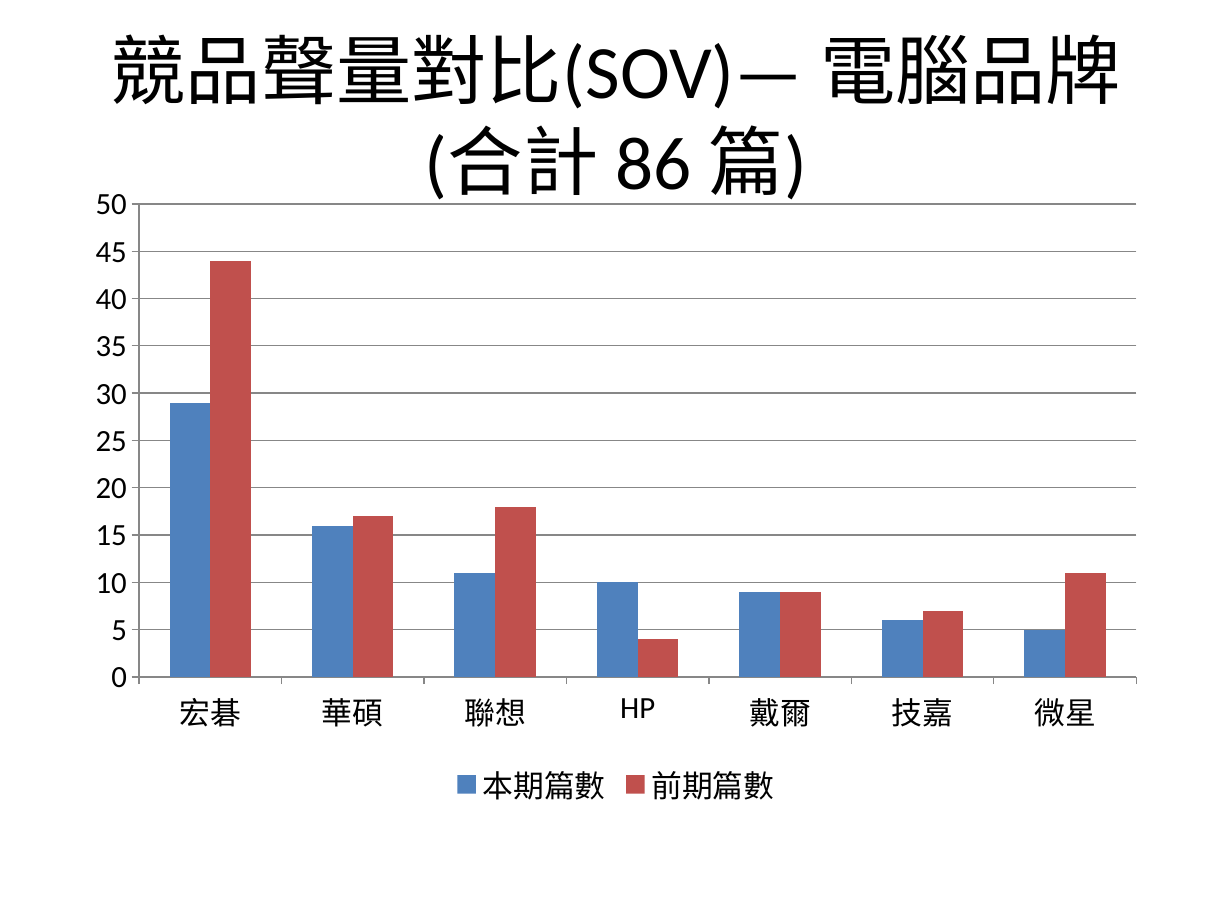
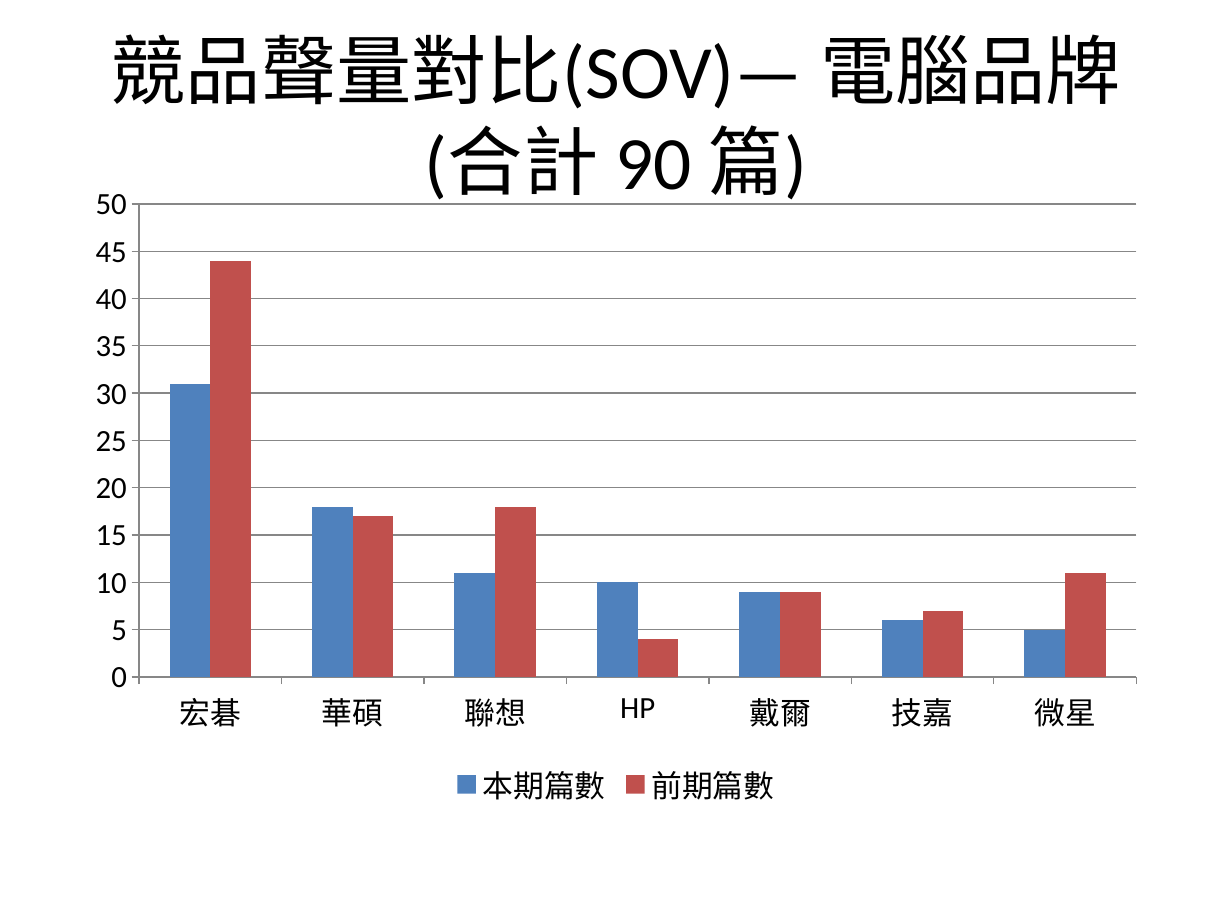
Before and after one commit to AndyChen825/industry-monitor, a slide deck: slide 4 of docs/reports/台灣產業趨勢監測週報_2026-09-21_2026-09-28.pptx. Drawn at 1232x924 pixels with LibreOffice and Linux fonts; fonts in the diff are those of the drawing. Boxes give left, top, right and bottom in pixels: in the first picture for what was removed or moved away, otherwise in the second. Text is boxed around its words. In the diff, an @@ line names an element or a change of style, - is before the commit and + after.

```diff
--- a/docs/reports/台灣產業趨勢監測週報_2026-09-21_2026-09-28.pptx
+++ b/docs/reports/台灣產業趨勢監測週報_2026-09-21_2026-09-28.pptx
@@ title at box(111, 34, 1121, 205): text changed @@
-競品聲量對比(SOV)— 電腦品牌(合計 86 篇)
+競品聲量對比(SOV)— 電腦品牌(合計 90 篇)
@@ column chart at box(74, 172, 1158, 813) @@
@@ 本期篇數, 宏碁: 29 to 31 @@
@@ 本期篇數, 華碩: 16 to 18 @@
```
Also in this commit, not shown: 4 other slides changed, 6 other files.
